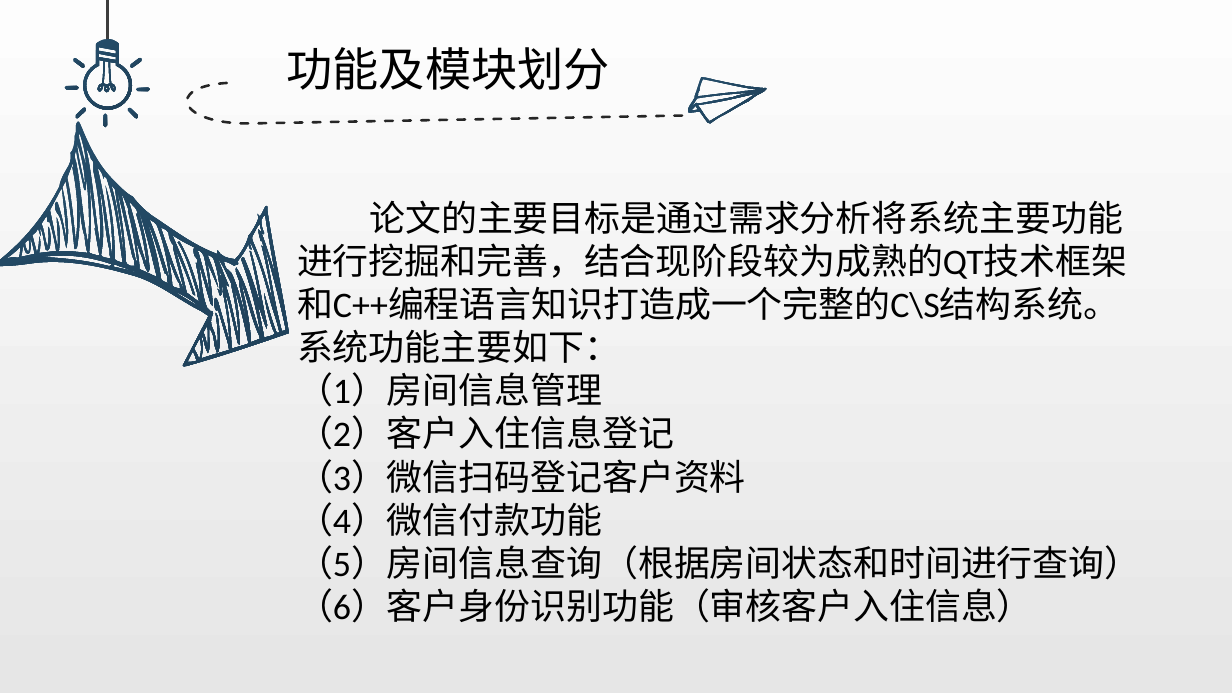
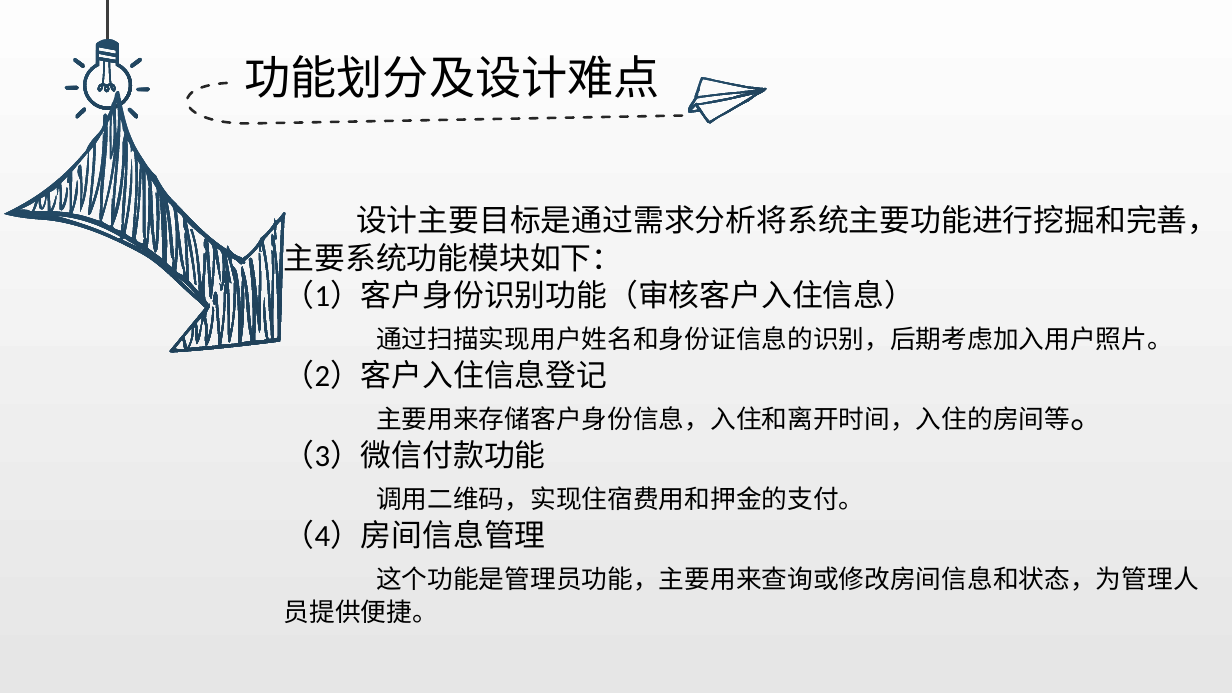
Before and after one commit to zhaoxin627431933/20151104778-zhaoxin, a slide deck: slide 6 of 基于QT的自助快捷房间管理系统的设计与实现/答辩PPT/201151104778-赵欣-基于QT的自助快捷酒店房间管理系统的设计与实现-开题PPT.pptx. Drawn at 1232x693 pixels with LibreOffice and Linux fonts; fonts in the diff are those of the drawing. Boxes give left, top, right and bottom in pixels: in the first picture for what was removed or moved away, otherwise in the second. Text is boxed around its words. In the diff, an @@ line names an element or a change of style, - is before the commit and + after.

```diff
--- a/基于QT的自助快捷房间管理系统的设计与实现/答辩PPT/201151104778-赵欣-基于QT的自助快捷酒店房间管理系统的设计与实现-开题PPT.pptx
+++ b/基于QT的自助快捷房间管理系统的设计与实现/答辩PPT/201151104778-赵欣-基于QT的自助快捷酒店房间管理系统的设计与实现-开题PPT.pptx
@@ text at [244,55,660,98]: text changed @@
-功能及模块划分
+功能划分及设计难点
@@ freeform shape at [0,76,346,403]: rotation 26 to 38 degrees; outline redrawn @@
@@ text "设计主要目标是通过需求分析将系统主要功能进行挖掘和完善，主要系统功能模块如下：": place and size @@
-text "设计主要目标是通过需求分析将系统主要功能进行挖掘和完善，主要系统功能模块如下：" at [297,200,1140,623]
+text "设计主要目标是通过需求分析将系统主要功能进行挖掘和完善，主要系统功能模块如下：" at [284,205,1218,623]
@@ text at [284,205,1218,351]: text changed; size 28 to 24 pt @@
-论文的主要目标是通过需求分析将系统主要功能进行挖掘和完善，结合现阶段较为成熟的QT技术框架和C++编程语言知识打造成一个完整的C\S结构系统。
-系统功能主要如下：
-（1）房间信息管理
+设计主要目标是通过需求分析将系统主要功能进行挖掘和完善，主要系统功能模块如下：
+（1）客户身份识别功能（审核客户入住信息）
+通过扫描实现用户姓名和身份证信息的识别，后期考虑加入用户照片。
@@ text at [284,359,608,389]: size 28 to 24 pt in "（2）客户入住信息登记" @@
@@ text at [284,406,1199,623]: text changed; size 28 to 20 pt @@
-（3）微信扫码登记客户资料
-（4）微信付款功能
-（5）房间信息查询（根据房间状态和时间进行查询）
-（6）客户身份识别功能（审核客户入住信息）
+主要用来存储客户身份信息，入住和离开时间，入住的房间等。
+（3）微信付款功能
+调用二维码，实现住宿费用和押金的支付。
+（4）房间信息管理
+这个功能是管理员功能，主要用来查询或修改房间信息和状态，为管理人员提供便捷。
```
Also in this commit, not shown: 5 other slides changed, 2 slides added, 1 slide removed.
